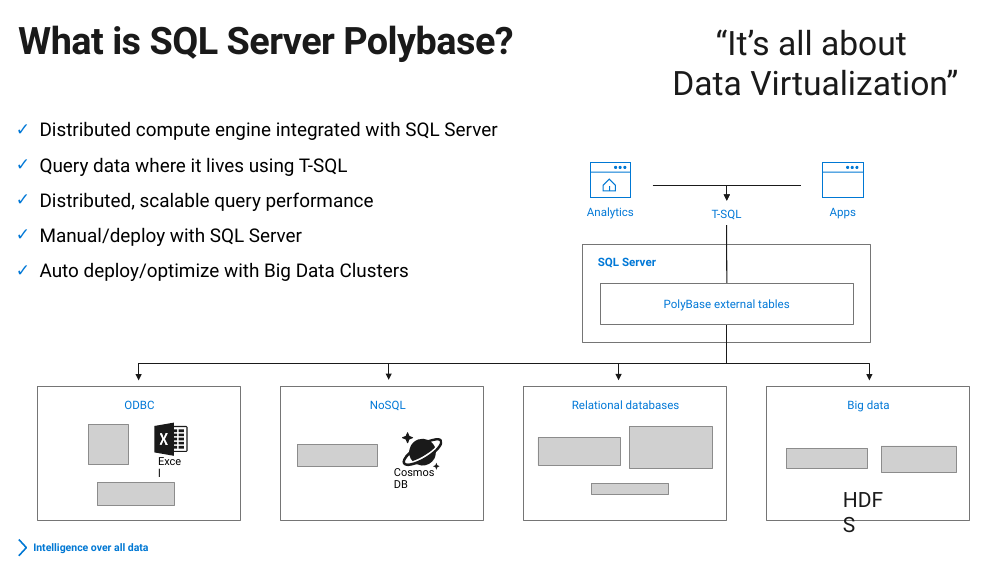
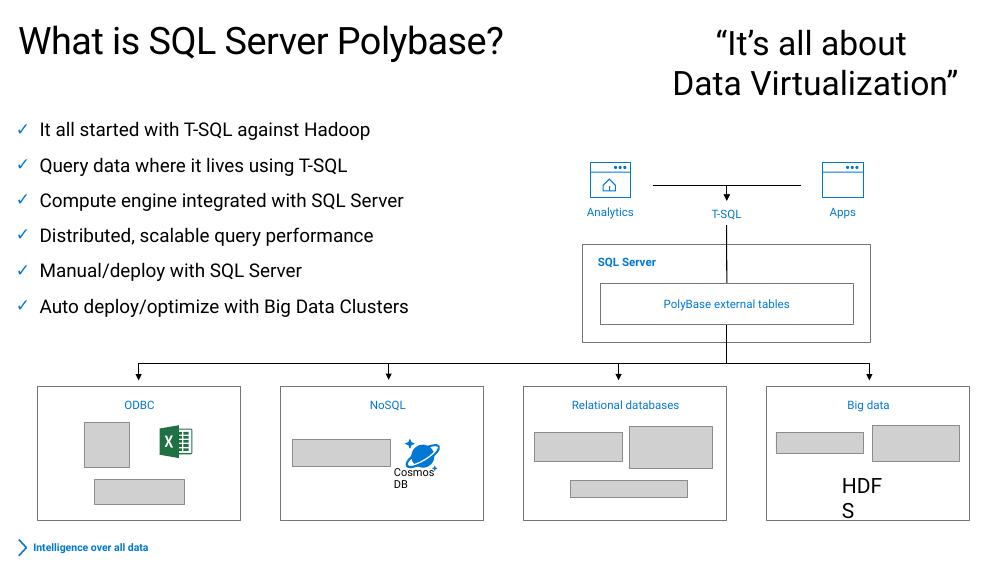
Before and after one commit to microsoft/sqlworkshops, a slide deck: slide 14 of sql2019lab/slides/SQL Server 2019 Modern Data Platform.pptx. Drawn at 1008x567 pixels with LibreOffice and Linux fonts; fonts in the diff are those of the drawing; grey boxes stand for pictures; background and template pictures are left out. Boxes give left, top, right and bottom in pixels: in the first picture for what was removed or moved away, otherwise in the second. Text is boxed around its words. In the diff, an @@ line names an element or a change of style, - is before the commit and + after.

```diff
--- a/sql2019lab/slides/SQL Server 2019 Modern Data Platform.pptx
+++ b/sql2019lab/slides/SQL Server 2019 Modern Data Platform.pptx
@@ title "What is SQL Server Polybase?" at (18, 25, 504, 62): text colour #1A1A1A to #000000, bold off; less space between paragraphs @@
@@ text "“It’s all about" at (672, 29, 958, 96): text colour #1A1A1A to #000000 @@
@@ text at (40, 121, 371, 140): text changed @@
-✓ Distributed compute engine integrated with SQL Server
+✓ It all started with T-SQL against Hadoop
@@ text at (40, 192, 403, 211): paragraph added @@
+✓ Compute engine integrated with SQL Server
@@ elbow arrow (653, 185) - (727, 200): stroke #1A1A1A 1 pt to #000000 1 pt @@
@@ elbow arrow (802, 185) - (727, 200): stroke #1A1A1A 1 pt to #000000 1 pt @@
@@ line (727, 225) - (727, 284): stroke #1A1A1A 1 pt to #000000 1 pt @@
@@ line (727, 324) - (727, 364): stroke #1A1A1A 1 pt to #000000 1 pt @@
@@ right bracket at (139, 364, 870, 381): outline #1A1A1A 1 pt to #000000 1 pt @@
@@ arrow (389, 364) - (389, 380): stroke #1A1A1A 1 pt to #000000 1 pt @@
@@ arrow (619, 364) - (619, 380): stroke #1A1A1A 1 pt to #000000 1 pt @@
@@ freeform shape: place and size @@
-freeform shape at (154, 423, 188, 456)
+freeform shape at (160, 425, 192, 457)
@@ freeform shape at (160, 425, 192, 457): fill #1A1A1A to #1F7144 @@
@@ picture: place and size @@
-picture at (297, 445, 377, 467)
+picture at (292, 440, 390, 467)
@@ freeform shape: place and size @@
-freeform shape at (402, 433, 442, 470)
+freeform shape at (405, 439, 440, 472)
@@ freeform shape at (405, 439, 440, 472): fill #1A1A1A to #0078D4 @@
@@ picture: place and size @@
-picture at (538, 438, 621, 466)
+picture at (534, 433, 622, 462)
@@ picture added at (776, 433, 863, 454) @@
@@ picture removed at (786, 448, 868, 468) @@
@@ picture added at (873, 426, 960, 461) @@
@@ picture removed at (882, 446, 957, 473) @@
@@ text removed at (150, 458, 191, 479) @@
-Excel
@@ text "HDFS" at (842, 473, 894, 498): text colour #1A1A1A to #000000 @@
@@ text "HDFS": place and size @@
-text "HDFS" at (843, 487, 895, 513)
+text "HDFS" at (842, 473, 894, 498)
@@ picture: place and size @@
-picture at (98, 483, 175, 506)
+picture at (95, 480, 185, 505)
@@ picture added at (571, 481, 688, 498) @@
@@ picture removed at (592, 483, 669, 494) @@
```
Also in this commit, not shown: 3 other slides changed.
